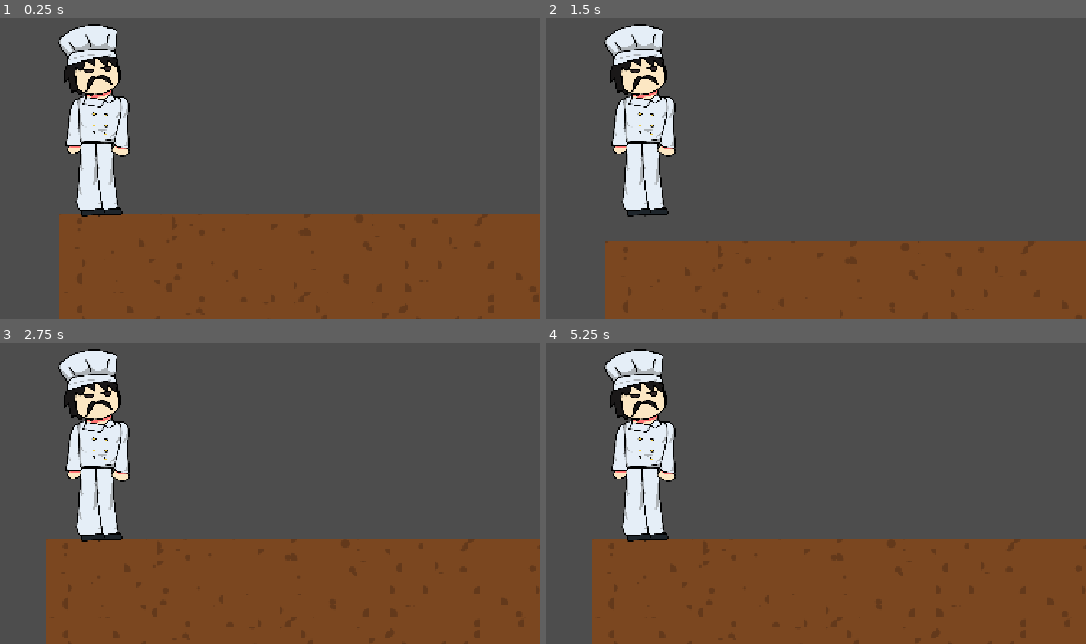
Above: before the commit, frames 1-4 (two rows, left to right).
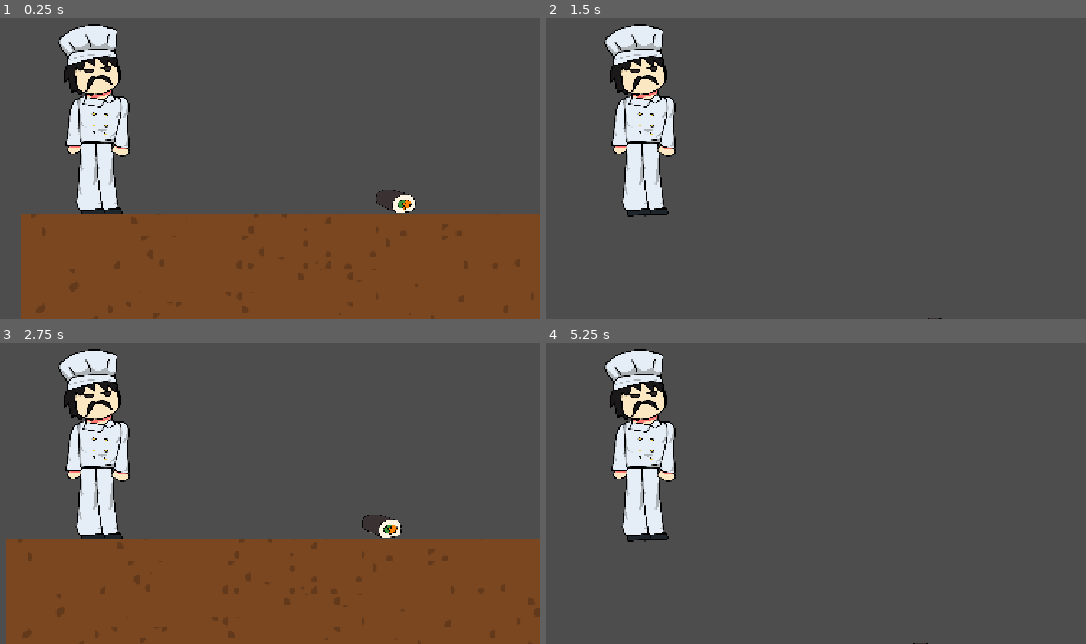
Above: after the commit, the same moments.

Repository: buozelbirhesap/cikofte-oyunu
Game: Godot game, scene res://LEVEL-1.tscn
Two runs of this game, one before a commit and one after it. Both use one fixed random seed, a clock stepped at 60 frames per second and the inputs below. Before the commit the project starts from res://LEVEL-5.tscn.
Inputs:
- Up to frame 1 (0.25 s): no input
- Up to frame 2 (1.5 s): tap Enter at 0.5 s; tap Right (sag) at 0.6 s; tap Space (jump) at 0.77 s; tap Left (sol) at 1.35 s
- Up to frame 3 (2.75 s): tap Space (jump) at 1.52 s; tap Right (sag) at 2.1 s
- Up to frame 4 (5.25 s): tap Space (jump) at 2.75, 3.02, 3.77, 4.52 s; tap Left (sol) at 2.85, 4.35 s; tap Right (sag) at 3.6, 5.1 s

The runs differ from the first frame. In frame 1, 2.9% of the frame differs, in the area x 3-78%, y 57-100%; in frame 2, 23%; in frame 3, 3.1%; in frame 4, 32%, in the area x 8-100%, y 65-100%.

Commit message:
lalala

Diff:
--- a/düsman.tscn
+++ b/düsman.tscn
@@ -3,23 +3,41 @@
 [ext_resource type="Texture2D" uid="uid://h5shosceutyo" path="res://karakterler/Sushi.png" id="2_7xvs6"]
 
 [sub_resource type="GDScript" id="GDScript_4vl58"]
+script/source = "extends RigidBody2D
+
+func _on_area_2d_body_entered(body: Node2D) -> void:
+	if (body.name == \"CharacterBody2D\"):
+		get_tree().reload_current_scene()
+"
 
 [sub_resource type="CapsuleShape2D" id="CapsuleShape2D_nh0mv"]
-radius = 4.857575
-height = 22.949242
+radius = 7.0353374
+height = 33.4938
+
+[sub_resource type="RectangleShape2D" id="RectangleShape2D_4vl58"]
+size = Vector2(17.182106, 35.114883)
 
 [node name="Düsman" type="Node2D" unique_id=668093382]
 scale = Vector2(1.664847, 2.0041394)
 
-[node name="Area" type="RigidBody2D" parent="." unique_id=367645007]
+[node name="enemy" type="RigidBody2D" parent="." unique_id=367645007]
 script = SubResource("GDScript_4vl58")
 
-[node name="Sushi" type="Sprite2D" parent="Area" unique_id=149268860]
+[node name="Sushi" type="Sprite2D" parent="enemy" unique_id=149268860]
 position = Vector2(13.999985, -5.000061)
 scale = Vector2(0.084816135, 0.057753164)
 texture = ExtResource("2_7xvs6")
 
-[node name="CollisionShape2D" type="CollisionShape2D" parent="Area" unique_id=630007824]
+[node name="CollisionShape2D" type="CollisionShape2D" parent="enemy" unique_id=630007824]
 position = Vector2(14, -6)
 scale = Vector2(5.3524647, 1.1329349)
 shape = SubResource("CapsuleShape2D_nh0mv")
+
+[node name="Area2D" type="Area2D" parent="enemy" unique_id=1543453901]
+
+[node name="CollisionShape2D2" type="CollisionShape2D" parent="enemy/Area2D" unique_id=577921657]
+position = Vector2(16.217707, -6.486574)
+scale = Vector2(5.3524647, 1.1329349)
+shape = SubResource("RectangleShape2D_4vl58")
+
+[connection signal="body_entered" from="enemy/Area2D" to="enemy" method="_on_area_2d_body_entered"]
--- a/hareket.gd
+++ b/hareket.gd
@@ -2,7 +2,7 @@
 
 
 const SPEED = 300.0
-const JUMP_VELOCITY = -400.0
+const JUMP_VELOCITY = -600.0
 
 
 func _physics_process(delta: float) -> void:
--- a/project.godot
+++ b/project.godot
@@ -11,7 +11,7 @@
 [application]
 
 config/name="Cikofte-Oyunu"
-run/main_scene="uid://cs8j6eu80jokp"
+run/main_scene="uid://clts21tt0ua1w"
 config/features=PackedStringArray("4.7", "GL Compatibility")
 config/icon="res://icon.svg"
 
